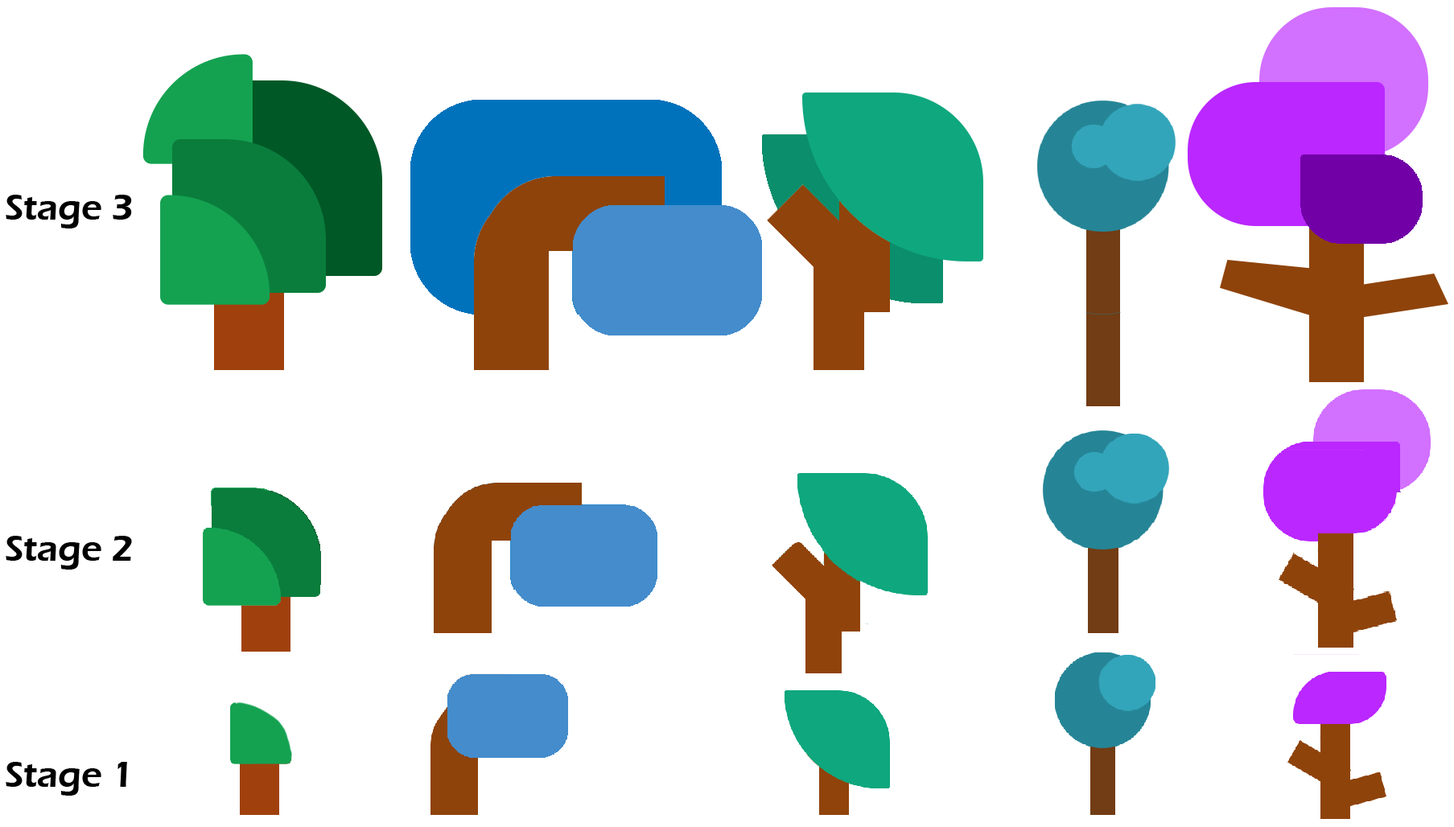
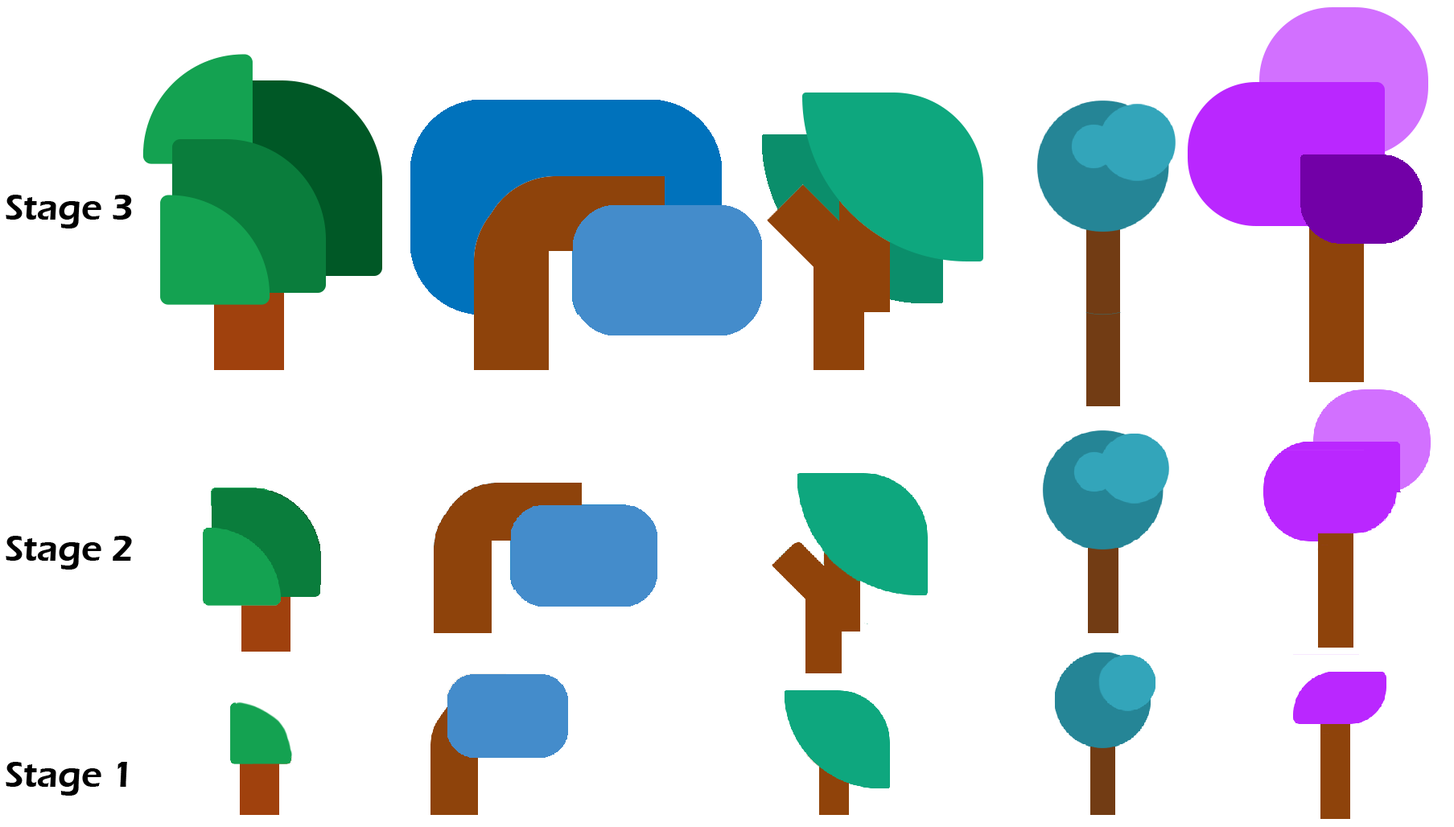
Revision of a layered w=1454, h=827 image; what changed, layer by layer:
painted on "Rounded Rectangle 1 copy 3" over (1278, 550, 1398, 634)
painted on "Rounded Rectangle 1 copy" over (1287, 736, 1387, 808)
painted on "Rectangle 1 copy 2" over (1220, 259, 1449, 318)
